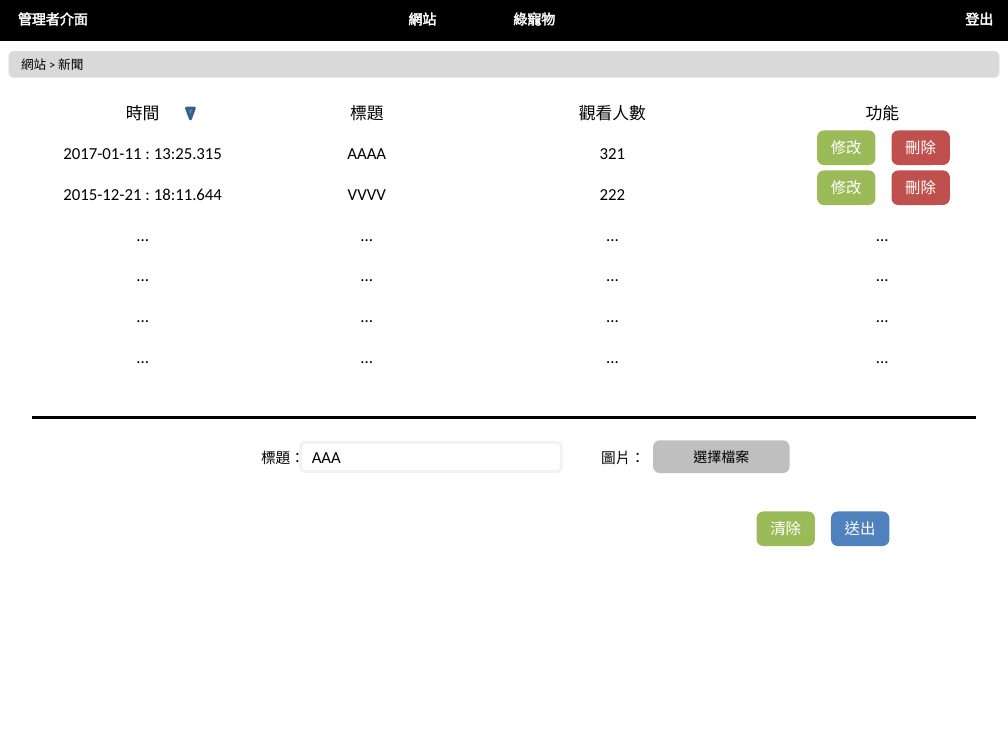
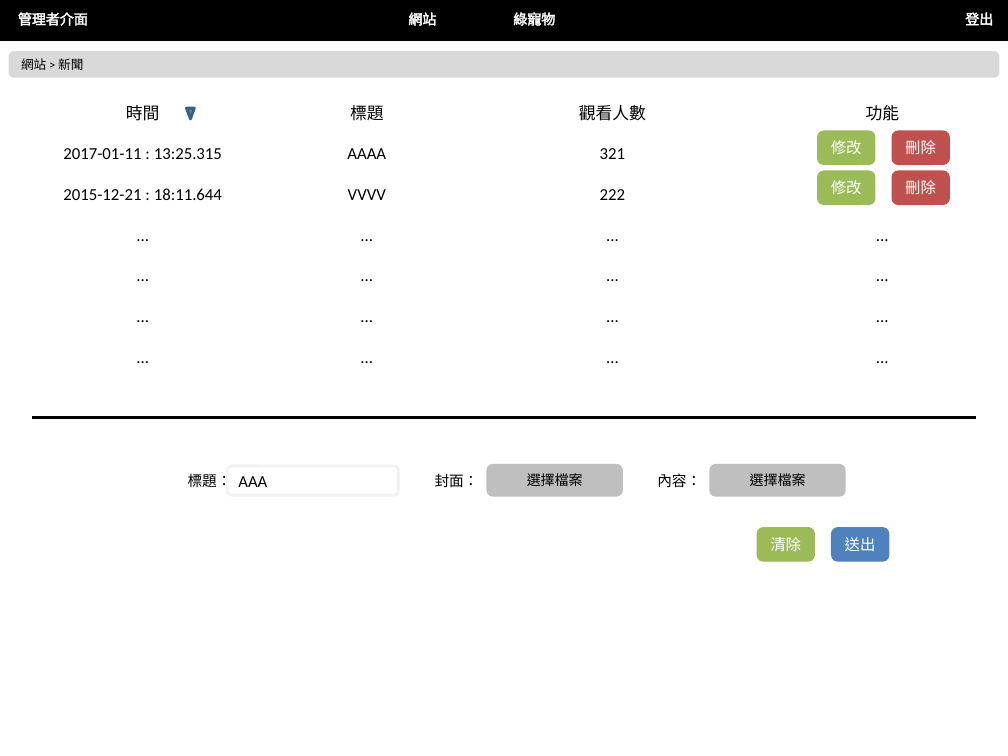
Before and after one commit to nexstar/XMind, a slide deck: slide 17 of 最終後台版型.pptx. Drawn at 1008x756 pixels with LibreOffice and Linux fonts; fonts in the diff are those of the drawing. Boxes give left, top, right and bottom in pixels: in the first picture for what was removed or moved away, otherwise in the second. Text is boxed around its words. In the diff, an @@ line names an element or a change of style, - is before the commit and + after.

```diff
--- a/最終後台版型.pptx
+++ b/最終後台版型.pptx
@@ text "標題：": place and size @@
-text "標題：" at [261,450,305,464]
+text "標題：" at [188,473,232,487]
@@ rounded rectangle "AAA": place and size @@
-rounded rectangle "AAA" at [300,443,561,472]
+rounded rectangle "AAA" at [227,466,398,495]
@@ text at [435,473,479,488]: text changed @@
-圖片：
+封面：
@@ rounded rectangle "選擇檔案": place and size @@
-rounded rectangle "選擇檔案" at [654,442,787,472]
+rounded rectangle "選擇檔案" at [488,466,621,496]
@@ text added at [657,473,701,488], 10.5 pt, text #000000 @@
+內容：
@@ rounded rectangle added at [711,466,844,496], fill #BFBFBF, outline #BFBFBF 2 pt, 10 pt, text #000000 @@
+選擇檔案
@@ rounded rectangle "清除": place and size @@
-rounded rectangle "清除" at [758,513,813,544]
+rounded rectangle "清除" at [758,528,813,559]
@@ rounded rectangle "送出": place and size @@
-rounded rectangle "送出" at [833,513,888,544]
+rounded rectangle "送出" at [833,528,888,559]
```
Also in this commit, not shown: 4 other slides changed, 4 other files.
